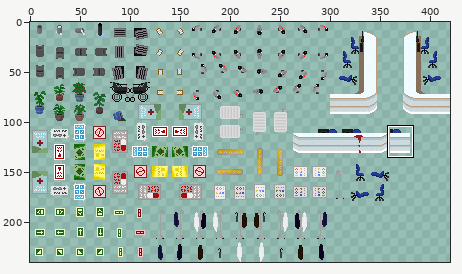
Two states of a sprite sheet, ProyectosSDL/HolaSDL/levels/TileSheet-Misc.png. Above: a wide view before the commit, with the close-up outlined.
Close-up. The starting point:
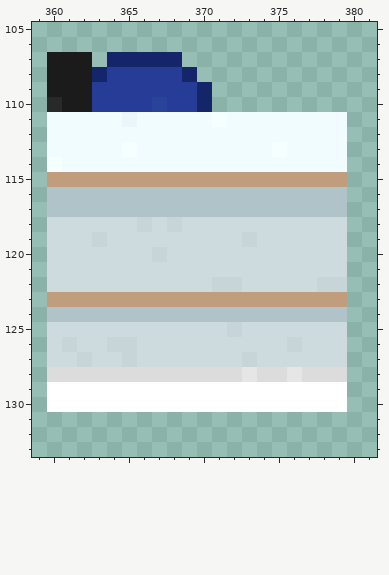
The file is 420x240 pixels. Pixels under 10% opacity are left out. Colours within 5 levels of each other are drawn and written as one. Shown: x 359..381, y 105..133. The commit also changed other parts of the picture, which this record leaves out.
After:
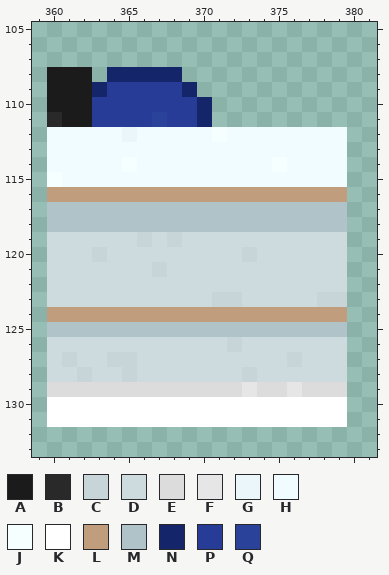
Palette (. is transparent): A #1b1b1b  B #292929  C #c7d5d9  D #cddbdf  E #dcdcdc  F #e6e6e6  G #eaf6f9  H #f0fcff  J #f6ffff  K #ffffff  L #bf9d7d  M #b0c3c8  N #152569  P #263c97  Q #2b429b
Diff:
y 107: x 360..362 AAA -> ...; x 364..368 NNNNN -> .....
y 108: x 363..369 NPPPPPN -> .NNNNN.
y 109: x 363 P -> N; x 369..370 PN -> N.
y 110: x 360 B -> A; x 367 Q -> P
y 111: x 360..379 HHHHHGHHHHHJHHHHHHHH -> BAAPPPPQPPN.........
y 112: x 365 H -> G; x 371 H -> J
y 113: x 365 J -> H; x 375 J -> H
y 114: x 360 J -> H; x 365 H -> J; x 375 H -> J
y 115: x 360..379 LLLLLLLLLLLLLLLLLLLL -> JHHHHHHHHHHHHHHHHHHH
y 116: x 360..379 MMMMMMMMMMMMMMMMMMMM -> LLLLLLLLLLLLLLLLLLLL
y 118: x 360..379 DDDDDDCDCDDDDDDDDDDD -> MMMMMMMMMMMMMMMMMMMM
y 119: x 363 C -> D; x 366 D -> C; x 368 D -> C; x 373 C -> D
y 120: x 363 D -> C; x 367 C -> D; x 373 D -> C
y 121: x 367 D -> C
y 122: x 371..372 CC -> DD; x 378..379 CC -> DD
y 123: x 360..379 LLLLLLLLLLLLLLLLLLLL -> DDDDDDDDDDDCCDDDDDCC
y 124: x 360..379 MMMMMMMMMMMMMMMMMMMM -> LLLLLLLLLLLLLLLLLLLL
y 125: x 360..379 DDDDDDDDDDDDCDDDDDDD -> MMMMMMMMMMMMMMMMMMMM
y 126: x 361 C -> D; x 364..365 CC -> DD; x 372 D -> C; x 376 C -> D
y 127: x 361..362 DC -> CD; x 364 D -> C; x 373 C -> D; x 376 D -> C
y 128: x 360..379 EEEEEEEEEEEEEFEEFEEE -> DDCDDCDDDDDDDCDDDDDD
y 129: x 360..379 KKKKKKKKKKKKKKKKKKKK -> EEEEEEEEEEEEEFEEFEEE
y 131: x 360..379 .................... -> KKKKKKKKKKKKKKKKKKKK
Changed places in both close-ups, as pixel boxes (x1, y1, x2, y2):
changed: (47, 52, 347, 427)
